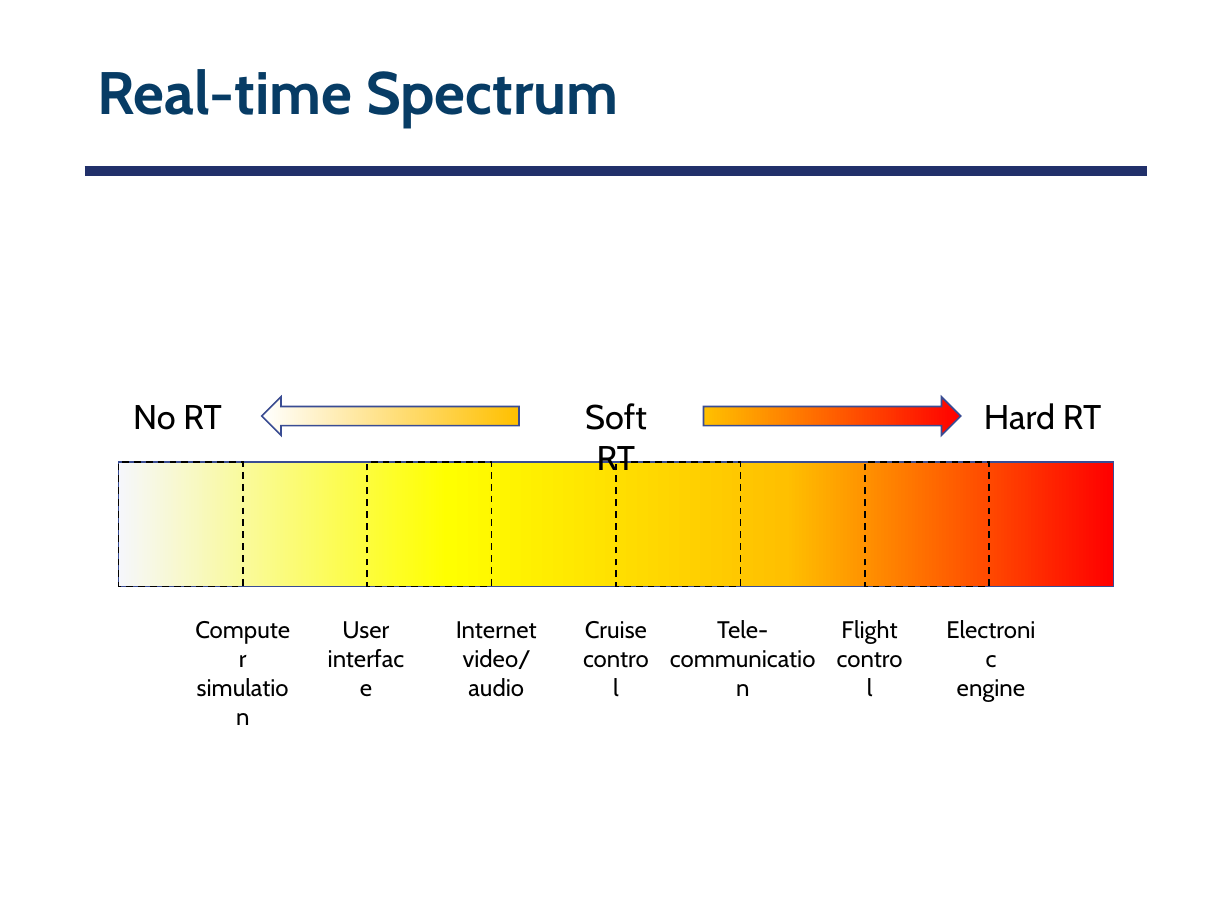
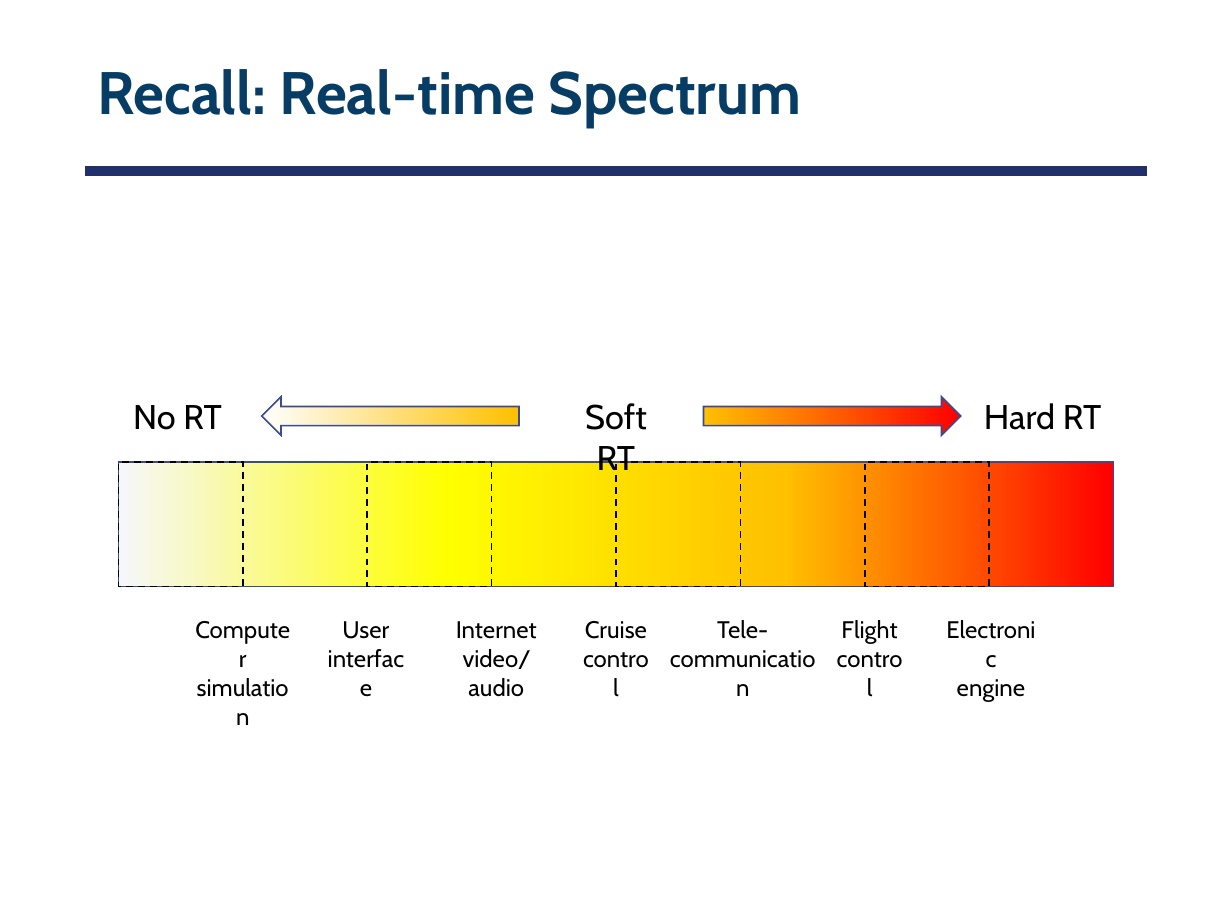
Before and after one commit to smajidzahedi/ECE350, a slide deck: slide 6 of Lectures/06-realtime.pptx. Drawn at 1232x924 pixels with LibreOffice and Linux fonts; fonts in the diff are those of the drawing. Boxes give left, top, right and bottom in pixels: in the first picture for what was removed or moved away, otherwise in the second. Text is boxed around its words. In the diff, an @@ line names an element or a change of style, - is before the commit and + after.

```diff
--- a/Lectures/06-realtime.pptx
+++ b/Lectures/06-realtime.pptx
@@ title at (97,69,801,128): text changed @@
-Real-time Spectrum
+Recall: Real-time Spectrum
```
Also in this commit, not shown: 2 other slides changed, 3 other files.
